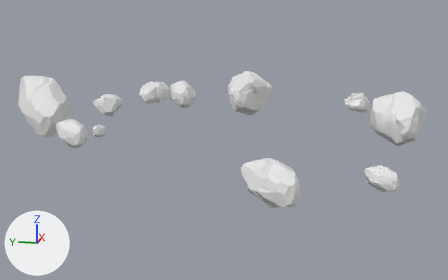
Two versions of the FBX model Assets/04.Graphics/Environment/PartyGameRoom/05.TocTocWoodMan/Models/In/TocTocWoodMan_StoneB.fbx, one commit apart.
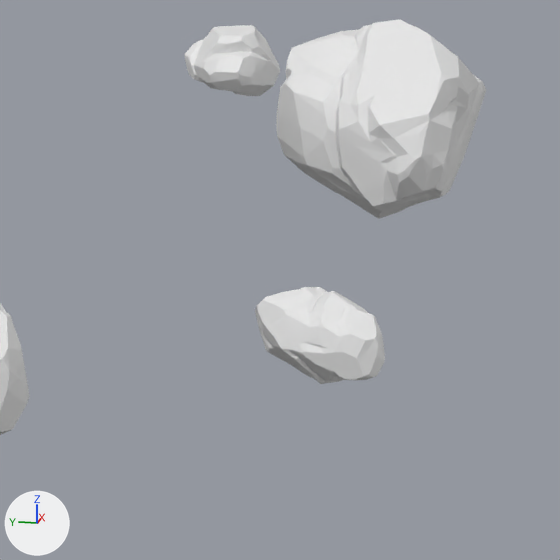
The first picture shows the older version from a 50 mm lens placed at (-27.7, -4.6, 6.0), pointed at (0.3, 1.0, -1.0). The close-ups show both versions on the part from 65% to 100% of the width and 31% to 86% of the height of that picture; other places that the commit changed are outside them. Lighting does not change. The marker at lower left points along +X, +Y and +Z. Materials are left out; every surface is plain grey. Where no turn or scale is listed for an object, it has been applied to the vertices.

In view in the first close-up: 'TocTocWoodMan_StoneB'.
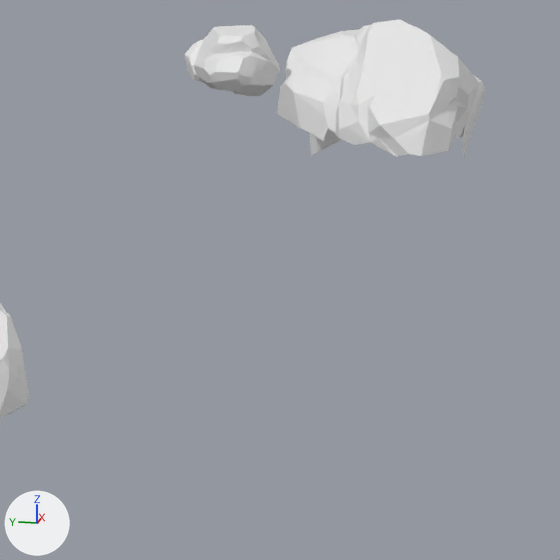
Changed parts and their boxes [x1, y1, x2, y2] in the close-ups (560 x 560 px):
'TocTocWoodMan_StoneB', reshaped: before [0, 19, 486, 435]; after [0, 19, 486, 418]
part 1 of me_mesh, deleted: before [255, 287, 385, 384]
part 2 of me_mesh, deleted: before [277, 115, 463, 219]

The edits, one by one:
me_mesh is used by ob_toctocwoodman_stoneb; location (0.31, 2.33, 0.02).
me_mesh had 5082 vertices, 10106 faces and spanned x -9.9..9.9, y -10.9..10.2, z -1.7..1.5.
me_mesh now has 3835 vertices, 7352 faces and spans x -9.9..9.9, y -10.9..10.2, z -1.2..1.5.
me_mesh part 1: the loose piece of 432 vertices spanning x -5.7..-4.5, y -9.0..-7.7, z -1.4..-0.4 is deleted.
me_mesh part 2: 165 vertices removed from x 1.5..4.7, y -10.6..-8.1, z -1.7..-0.5.
